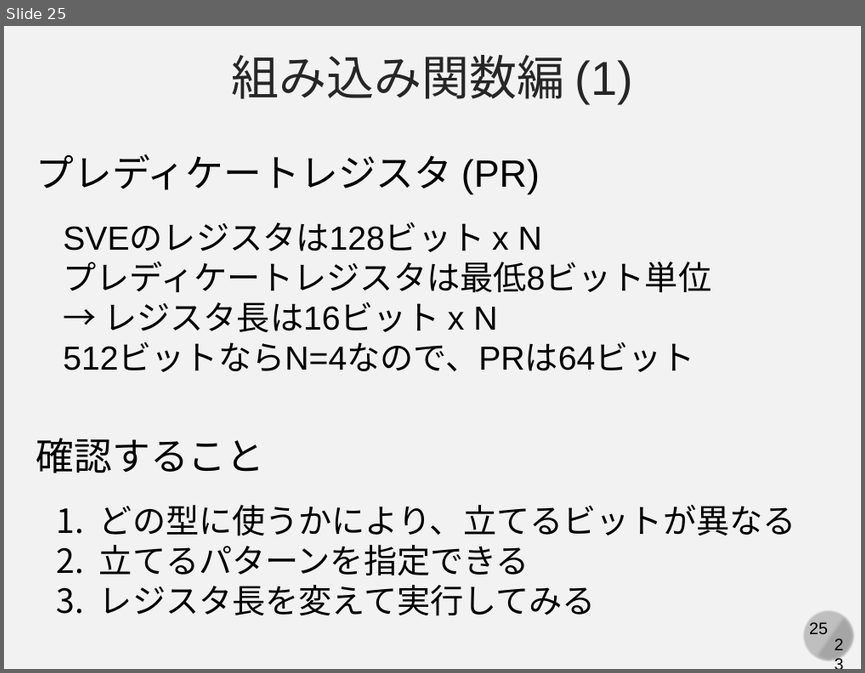
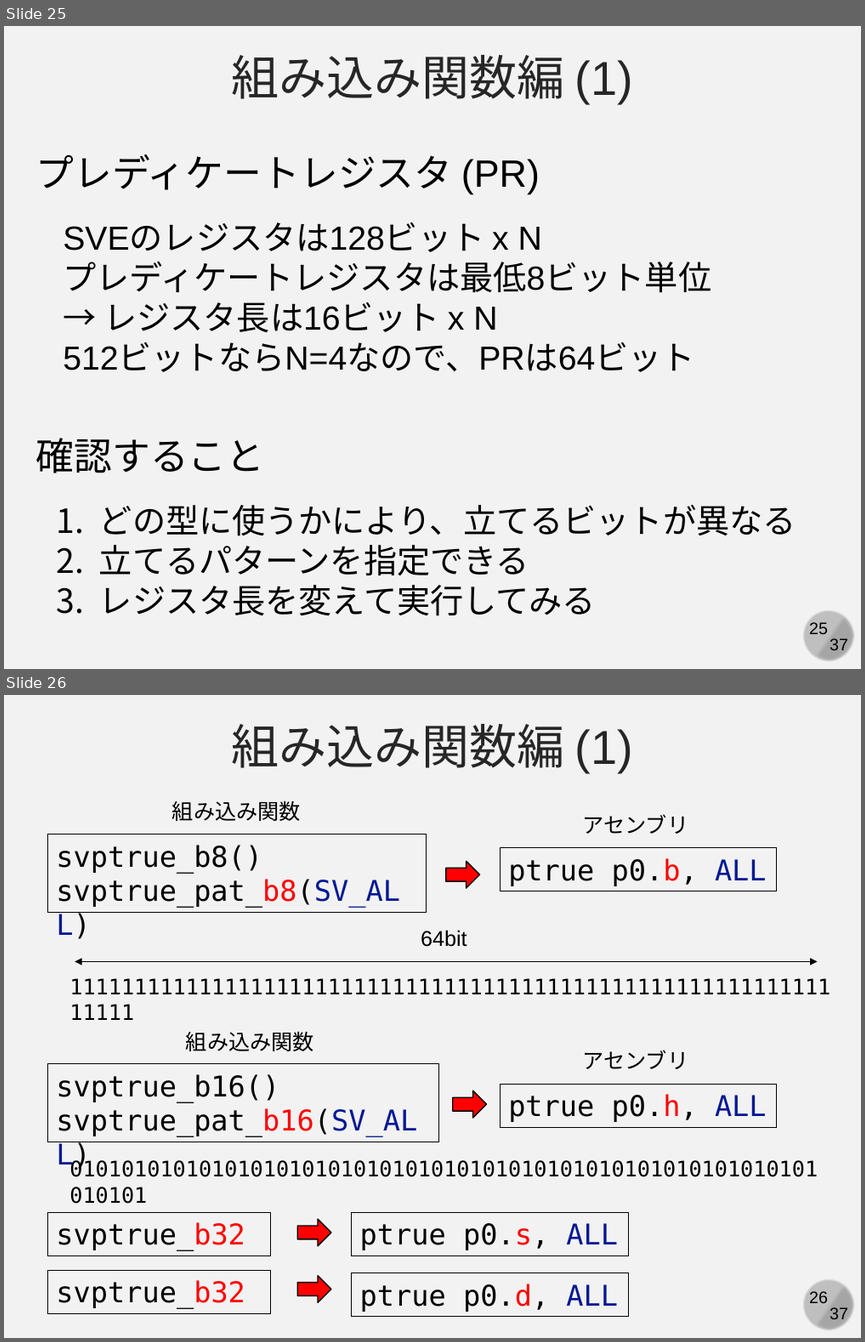
Before and after one commit to kaityo256/xbyak_aarch64_handson, a slide deck: slide/xbyak_aarch64.pptx. Shown one above the other, each under a label of ours: slide 25 before the commit, slides 25 and 26 after it. The pictures are 865x673 and 865x1342 pixels, drawn with LibreOffice and Linux fonts; fonts in the diff are those of the drawing. Boxes give left, top, right and bottom in pixels: in the first picture for what was removed or moved away, otherwise in the second. Text is boxed around its words. In the diff, an @@ line names an element or a change of style, - is before the commit and + after.

```diff
--- a/slide/xbyak_aarch64.pptx
+++ b/slide/xbyak_aarch64.pptx
@@ slide 26 added at bbox=[4, 695, 861, 1338], background #F2F2F2; not listed: 4 template elements that a slide beside it also shows @@
@@ text added at bbox=[232, 724, 633, 772], 40 pt, text #262626 @@
+組み込み関数編 (1)
@@ text added at bbox=[172, 800, 301, 821], 18 pt, text #000000 @@
+組み込み関数
@@ text added at bbox=[583, 814, 689, 834], 18 pt, text #000000 @@
+アセンブリ
@@ rectangle added at bbox=[47, 834, 426, 912], outline #000000 0.75 pt, 24 pt, text #000000 @@
+svptrue_b8() svptrue_pat_b8(SV_ALL)
@@ rectangle added at bbox=[500, 847, 777, 891], outline #000000 0.75 pt, 24 pt, text #000000 @@
+ptrue p0.b, ALL
@@ right arrow added at bbox=[446, 862, 479, 888], fill #FF0000, outline #000000 1 pt @@
@@ text added at bbox=[420, 930, 467, 947], 18 pt, text #000000 @@
+64bit
@@ text added at bbox=[62, 970, 844, 1004], 18 pt, text #000000 @@
+1111111111111111111111111111111111111111111111111111111111111111
@@ double arrow added from (75, 961) to (817, 961), #000000 0.5 pt @@
@@ text added at bbox=[186, 1031, 314, 1051], 18 pt, text #000000 @@
+組み込み関数
@@ text added at bbox=[583, 1049, 689, 1069], 18 pt, text #000000 @@
+アセンブリ
@@ rectangle added at bbox=[47, 1063, 439, 1141], outline #000000 0.75 pt, 24 pt, text #000000 @@
+svptrue_b16() svptrue_pat_b16(SV_ALL)
@@ right arrow added at bbox=[453, 1091, 487, 1117], fill #FF0000, outline #000000 1 pt @@
@@ rectangle added at bbox=[500, 1084, 777, 1127], outline #000000 0.75 pt, 24 pt, text #000000 @@
+ptrue p0.h, ALL
@@ text added at bbox=[62, 1151, 838, 1185], 18 pt, text #000000 @@
+0101010101010101010101010101010101010101010101010101010101010101
@@ rectangle added at bbox=[47, 1212, 270, 1254], outline #000000 0.75 pt, 24 pt, text #000000 @@
+svptrue_b32
@@ right arrow added at bbox=[298, 1219, 331, 1245], fill #FF0000, outline #000000 1 pt @@
@@ rectangle added at bbox=[352, 1212, 629, 1254], outline #000000 0.75 pt, 24 pt, text #000000 @@
+ptrue p0.s, ALL
@@ rectangle added at bbox=[47, 1270, 270, 1313], outline #000000 0.75 pt, 24 pt, text #000000 @@
+svptrue_b32
@@ right arrow added at bbox=[298, 1275, 331, 1302], fill #FF0000, outline #000000 1 pt @@
@@ rectangle added at bbox=[352, 1272, 629, 1315], outline #000000 0.75 pt, 24 pt, text #000000 @@
+ptrue p0.d, ALL
@@ slide 25 changed as well @@
@@ text at bbox=[829, 638, 848, 654]: text changed @@
-23
+37
```
Also in this commit, not shown: 27 other slides changed, 8 other slides added, 2 other files.
